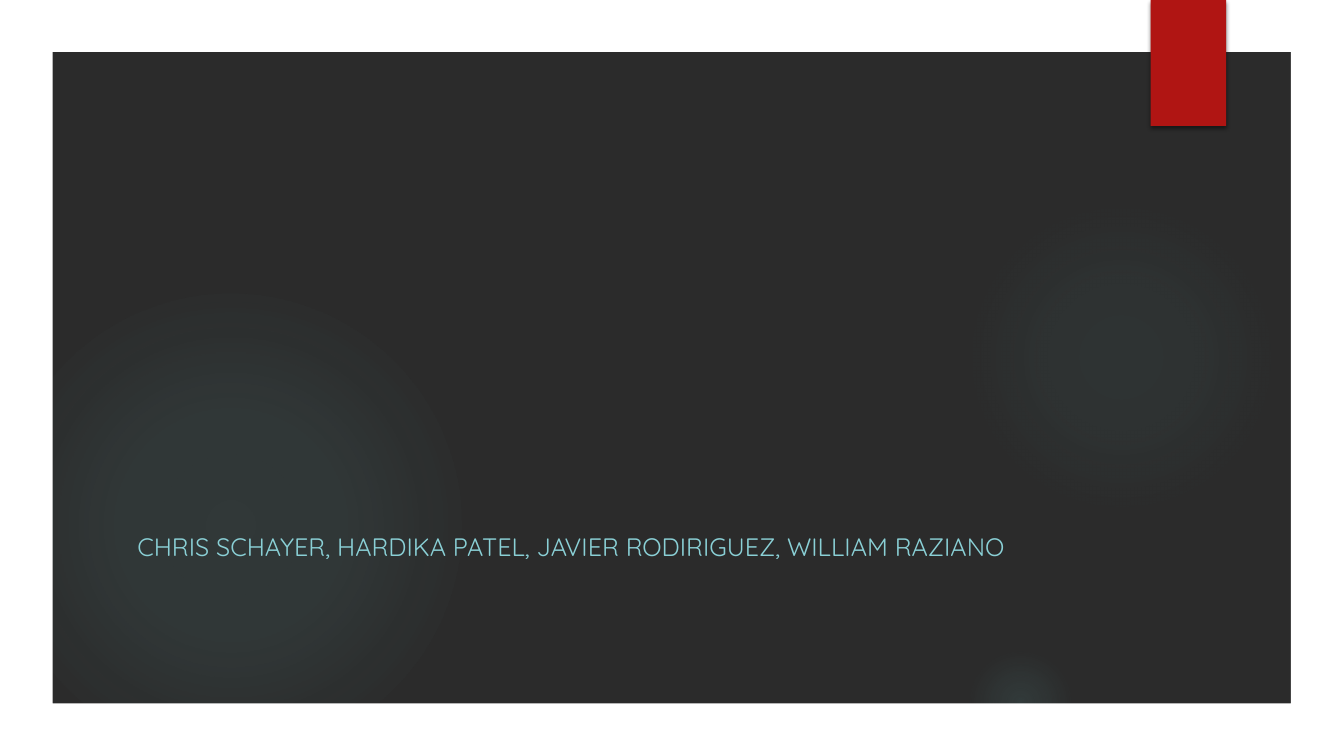
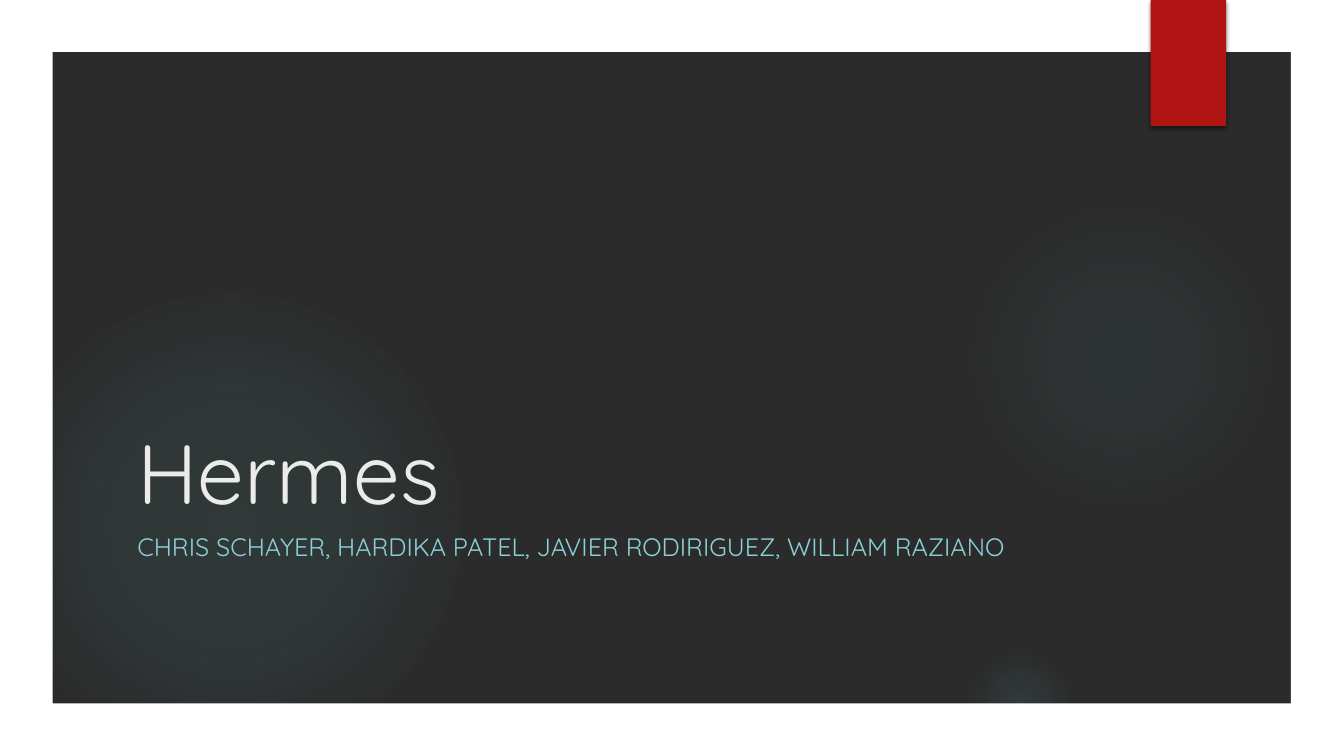
Before and after one commit to wilraz/CSC4402, a slide deck: slide 1 of 4402Presentation.pptx. Drawn at 1344x756 pixels with LibreOffice and Linux fonts; fonts in the diff are those of the drawing; background and template pictures are left out; a plain dark background stands for a picture behind light text. Boxes give left, top, right and bottom in pixels: in the first picture for what was removed or moved away, otherwise in the second. Text is boxed around its words. In the diff, an @@ line names an element or a change of style, - is before the commit and + after.

```diff
--- a/4402Presentation.pptx
+++ b/4402Presentation.pptx
@@ title added at (137,445,439,505), 60 pt, text #EBEBEB @@
+Hermes
```
Also in this commit, not shown: 4 other slides changed.
